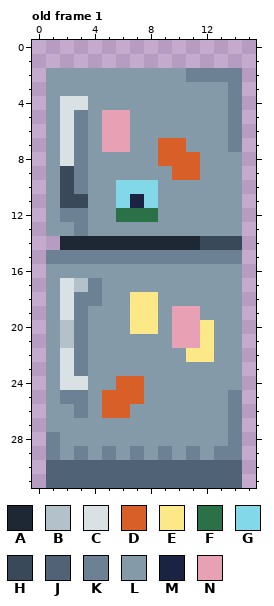
Two versions of one pixel-art file, a-n--ice-game/assets/aseprite/fridge.aseprite. The picture above was drawn from the file before the commit.
16x32 pixels, 1 frame. Shown: old frame 1. The commit also changed other frames, which this record leaves out.
Palette (. is transparent): A #1e2734  B #b3c2ca  C #dae1e5  D #d85f28  E #fce886  F #2a7148  G #82d8e9  H #3a4959  J #506275  K #6c8294  L #859aa9  M #1b2343  N #e7a0b4
Pixels before, old frame 1, first column x 1:
 2 LLLLLLLLLLKKKK
 3 LLLLLLLLLLLLLK
 4 LCCLLLLLLLLLLK
 5 LCKLNNLLLLLLLK
 6 LCKLNNLLLLLLLK
 7 LCKLNNLLDDLLLK
 8 LCKLLLLLDDDLLL
 9 LHKLLLLLLDDLLL
10 LHKLLGGGLLLLLL
11 LHHLLGMGLLLLLL
12 LKKLLFFFLLLLLL
13 LLKLLLLLLLLLLL
14 .AAAAAAAAAAHHH
15 KKKKKKKKKKKKKK
16 LLLLLLLLLLLLLL
17 LCBKLLLLLLLLLL
18 LCKKLLEELLLLLL
19 LCKLLLEELNNLLL
20 LBKLLLEELNNELL
21 LBKLLLLLLNNELL
22 LCKLLLLLLLEELL
23 LCKLLLLLLLLLLL
24 LCCLLDDLLLLLLL
25 LKKLDDDLLLLLLK
26 LLKLDDLLLLLLLK
27 LLLLLLLLLLLLLK
28 KLLLLLLLLLLLLK
29 KLKLKLKLKLKLKK
30 JJJJJJJJJJJJJJ
31 JJJJJJJJJJJJJJ
The result:
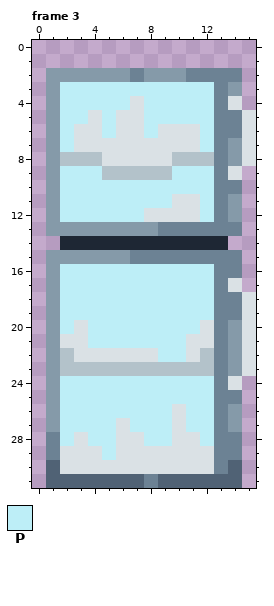
Colours new in this view: P #bdeef7
A new or re-ordered frame is compared with the old frame closest to it.
The author wrote: feat: saving spoawn locations with fridge
What changed:
frames 1 -> 3
Changed rows in their new state; - is an unchanged pixel.
Frame 3 is new; against old frame 1:
first column x 1:
 2 ------K--------
 3 -PPPPPPPPPPPKL-
 4 -PPPPPCPPPPPKC-
 5 -PPCPCCPPPPPK-C
 6 -PCCPCCPCCCPK-C
 7 -PCCCCCCCCCPKLC
 8 -BBBCCCCCBBBK-C
 9 -PPPBBBBBPPPKC-
10 -PPPPPPPPPPPKK-
11 -PPPPPPPPCCPK--
12 -PPPPPPCCCCPK--
13 --L-----KKKKKK-
14 -----------AA.-
15 LLLLLL---------
16 -PPPPPPPPPPPKK-
17 -PPPPPPPPPPPKC-
18 -PPPPPPPPPPPKKC
19 -PPPPPPPPPPPKKC
20 -PCPPPPPPPPCK-C
21 -CCPPPPPPPCCK-C
22 -BCCCCCCPPCBK-C
23 -BBBBBBBBBBBK-C
24 -PPPPPPPPPPPKC-
25 -PPPPPPPPPPPK--
26 -PPPPPPPPCPPKL-
27 -PPPPCPPPCPPKL-
28 -PCPPCCPPCCPK--
29 -CCCPCCCCCCC---
30 -CCCCCCCCCCCK--
31 -------K-------
